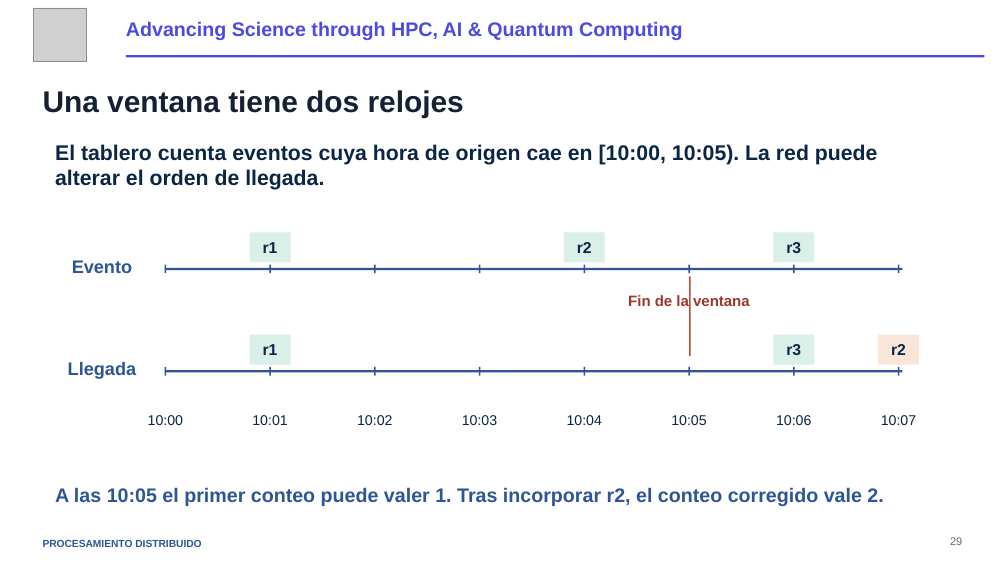
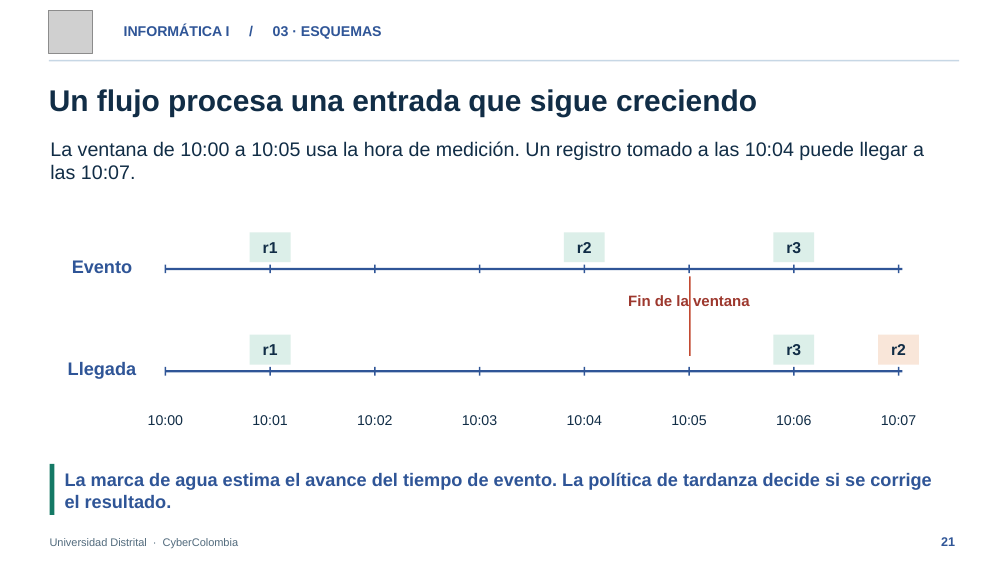
Before and after one commit to eshernan/informatica-i-arquitectura-ia, a slide deck: slide 21 of aws-learner-lab/sesiones/15_proyecto/Sistemas_distribuidos_CAP_datos_y_procesamiento.pptx (slide 29 before the commit). Drawn at 1008x567 pixels with LibreOffice and Linux fonts; fonts in the diff are those of the drawing; grey boxes stand for pictures. Boxes give left, top, right and bottom in pixels: in the first picture for what was removed or moved away, otherwise in the second. Text is boxed around its words. In the diff, an @@ line names an element or a change of style, - is before the commit and + after.

Commit message:
Explicar los sistemas distribuidos en cuatro niveles antes de aplicar el caso del curso

```diff
--- a/aws-learner-lab/sesiones/15_proyecto/Sistemas_distribuidos_CAP_datos_y_procesamiento.pptx
+++ b/aws-learner-lab/sesiones/15_proyecto/Sistemas_distribuidos_CAP_datos_y_procesamiento.pptx
@@ picture: place and size @@
-picture at bbox=[33, 8, 87, 61]
+picture at bbox=[49, 11, 92, 54]
@@ text added at bbox=[124, 25, 382, 39], 13.5 pt, text #2F5597, bold @@
+INFORMÁTICA I / 03 · ESQUEMAS
@@ text removed at bbox=[126, 21, 683, 40] @@
-Advancing Science through HPC, AI & Quantum Computing
@@ rectangle: place and size @@
-rectangle at bbox=[126, 55, 985, 57]
+rectangle at bbox=[49, 60, 960, 61]
@@ rectangle at bbox=[49, 60, 960, 61]: fill #4B4BE3 to #C7D7E5 @@
@@ text added at bbox=[49, 89, 757, 116], 28.5 pt, text #112D46, bold @@
+Un flujo procesa una entrada que sigue creciendo
@@ text removed at bbox=[43, 90, 464, 117] @@
-Una ventana tiene dos relojes
@@ text added at bbox=[50, 141, 924, 180], 18.8 pt, text #112D46 @@
+La ventana de 10:00 a 10:05 usa la hora de medición. Un registro tomado a las 10:04 puede llegar a las 10:07.
@@ text removed at bbox=[55, 144, 878, 190] @@
-El tablero cuenta eventos cuya hora de origen cae en [10:00, 10:05). La red puede alterar el orden de llegada.
@@ rectangle added at bbox=[50, 464, 54, 516], fill #147965 @@
@@ text added at bbox=[65, 473, 931, 508], 17.2 pt, text #2F5597, bold @@
+La marca de agua estima el avance del tiempo de evento. La política de tardanza decide si se corrige el resultado.
@@ text removed at bbox=[55, 487, 883, 506] @@
-A las 10:05 el primer conteo puede valer 1. Tras incorporar r2, el conteo corregido vale 2.
@@ text added at bbox=[50, 538, 238, 548], 10.5 pt, text #526B7D @@
+Universidad Distrital · CyberColombia
@@ text added at bbox=[941, 537, 955, 546], 12 pt, text #2F5597, bold @@
+21
@@ text removed at bbox=[950, 537, 962, 545] @@
-29
@@ text removed at bbox=[43, 540, 201, 547] @@
-PROCESAMIENTO DISTRIBUIDO
```
Also in this commit, not shown: 1 other slide changed, 35 slides added, 34 slides removed, 8 other files.
